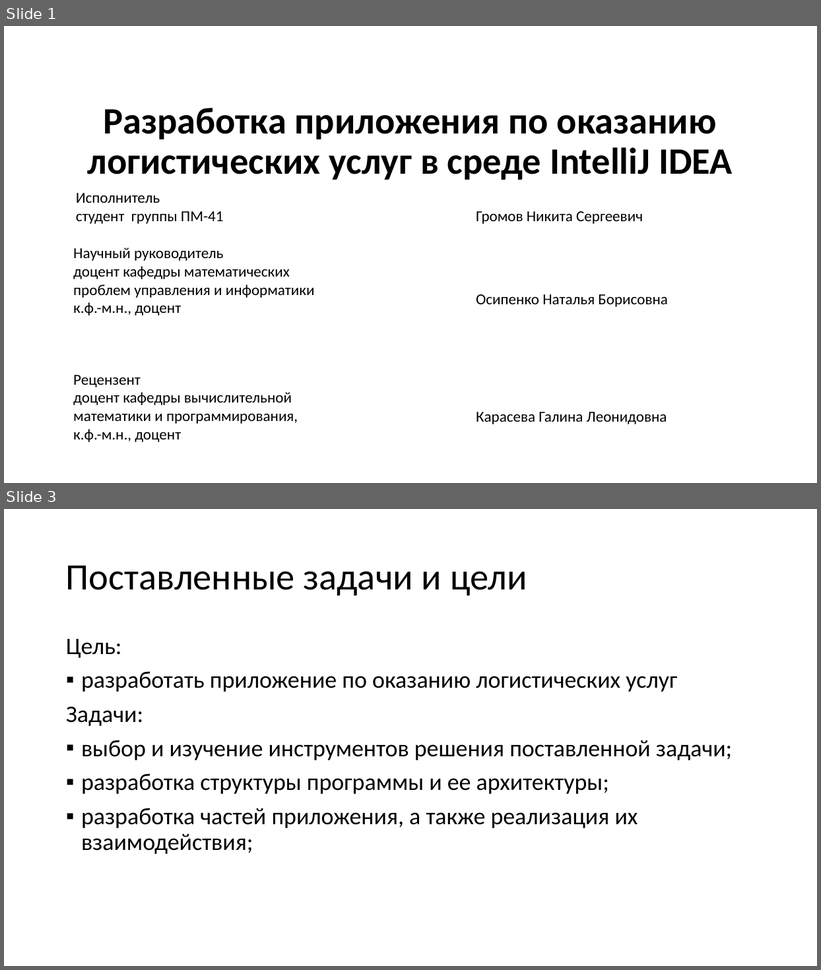
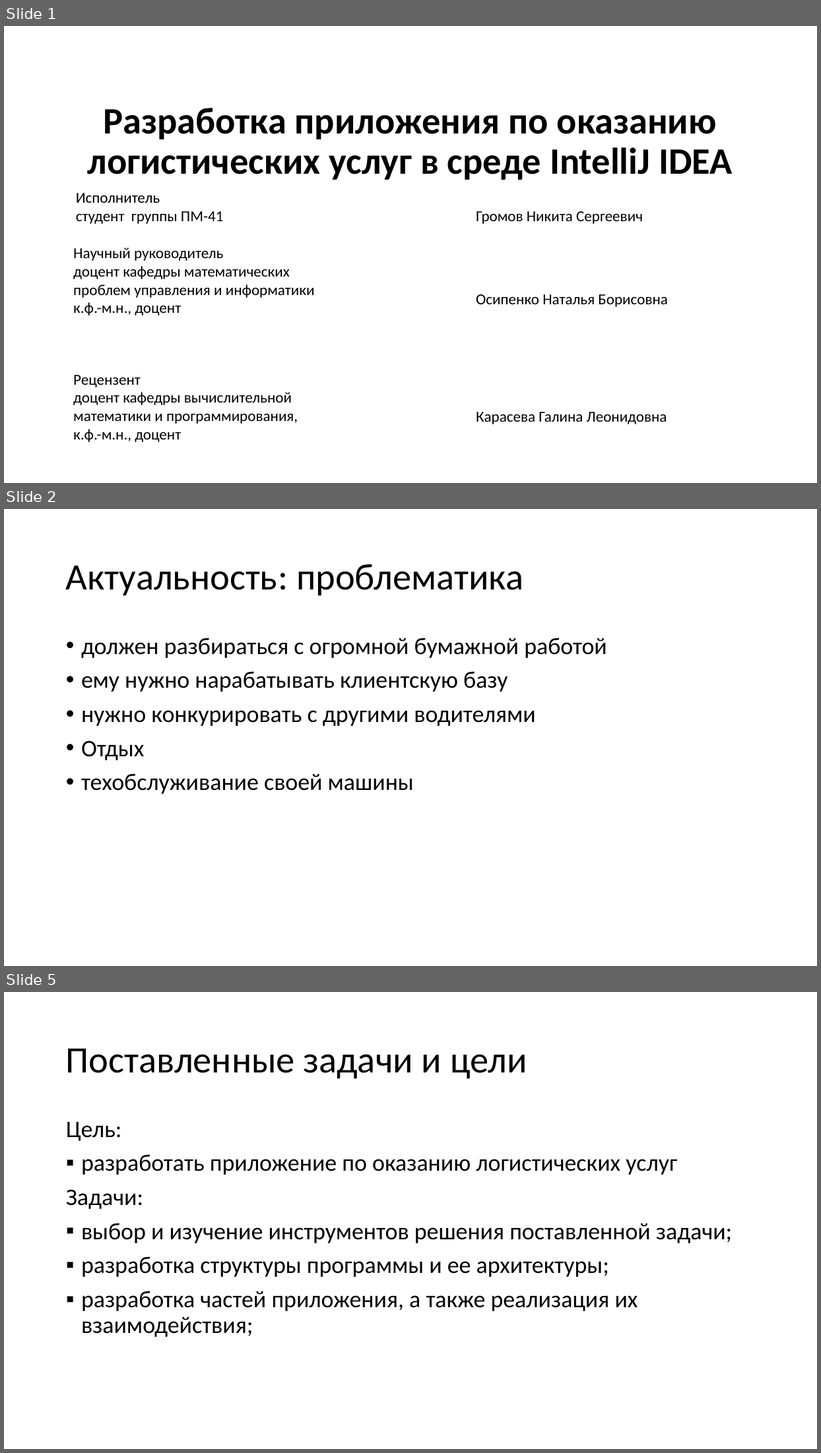
Before and after one commit to gromov-nikita/diplomHUB, a slide deck: diplom v2.0/doc/Презентация.pptx. Shown one above the other, each under a label of ours: slides 1 and 3 before the commit, slides 1, 2 and 5 after it; the slides between them are not shown. The pictures are 821x970 and 821x1453 pixels, drawn with LibreOffice and Linux fonts; fonts in the diff are those of the drawing. Boxes give left, top, right and bottom in pixels: in the first picture for what was removed or moved away, otherwise in the second. Text is boxed around its words. In the diff, an @@ line names an element or a change of style, - is before the commit and + after.

```diff
--- a/diplom v2.0/doc/Презентация.pptx
+++ b/diplom v2.0/doc/Презентация.pptx
@@ slide 2 added at box(4, 509, 817, 966), background #FFFFFF @@
@@ title added at box(66, 564, 523, 595), 44 pt, text #000000 @@
+Актуальность: проблематика
@@ text added at box(81, 638, 607, 794), 28 pt, text #000000 @@
+• должен разбираться с огромной бумажной работой
+• ему нужно нарабатывать клиентскую базу
+• нужно конкурировать с другими водителями
+• Отдых
+• техобслуживание своей машины
@@ what was slide 3 is now slide 5 @@
```
Also in this commit, not shown: 2 other slides added, 1 slide removed.
